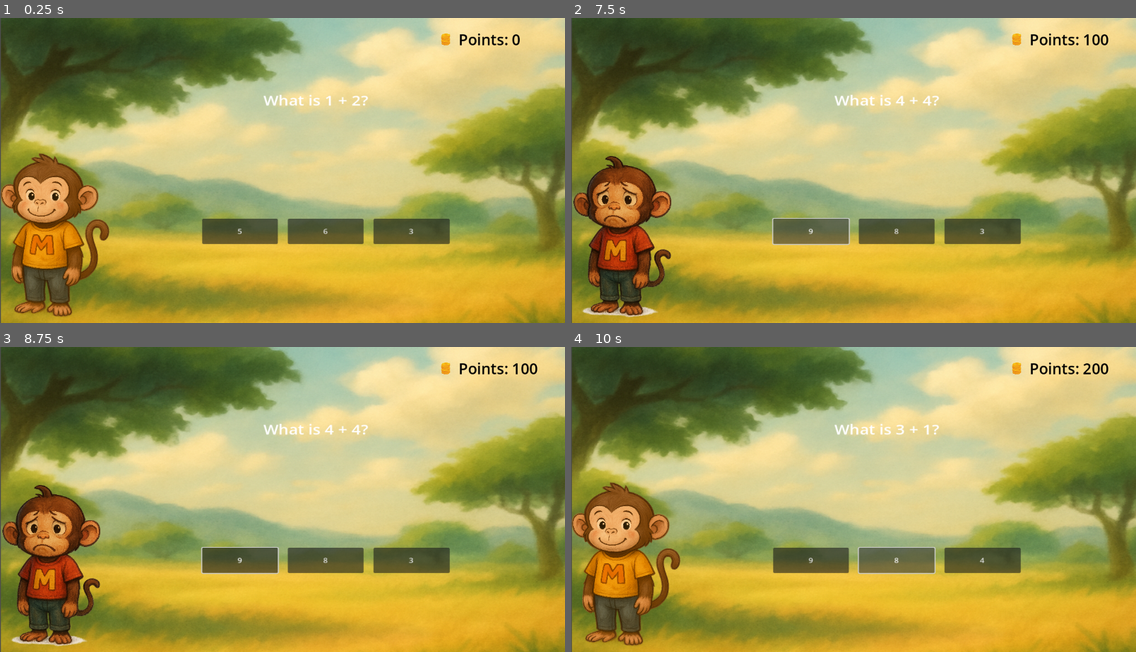
Above: before the commit, frames 1-4 (two rows, left to right).
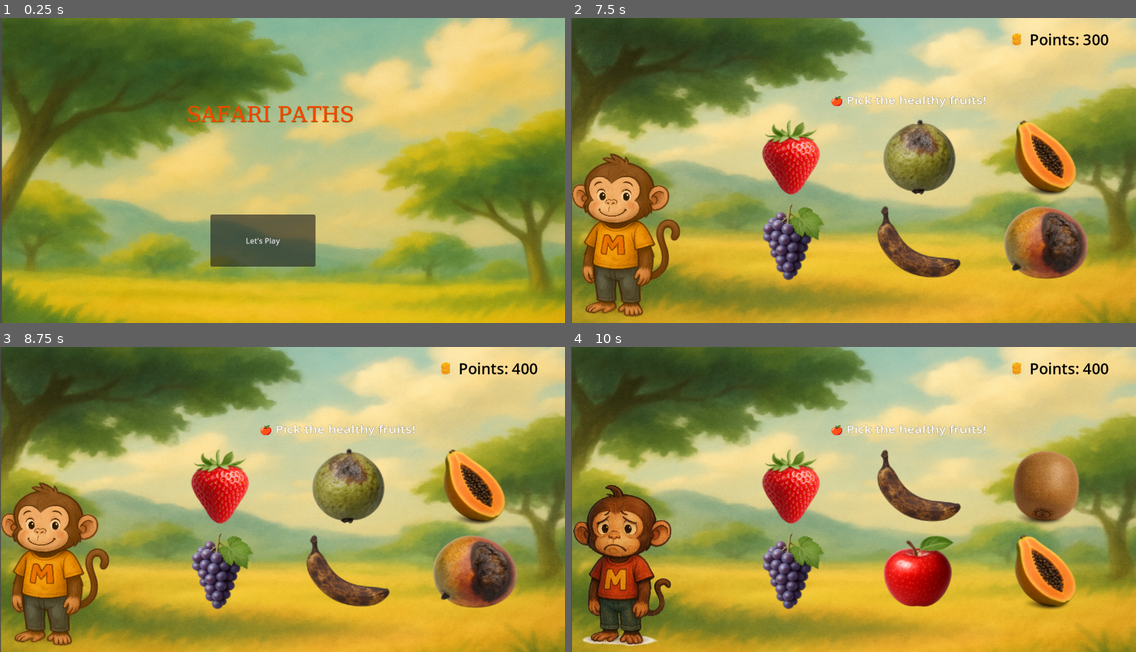
Above: after the commit, the same moments.

Repository: lastiroko/Safari-Paths
Game: Godot game, scene res://scenes/levels/AWelcomePage.tscn
Two runs of this game, one before a commit and one after it. Both use one fixed random seed, a clock stepped at 60 frames per second and the inputs below. Before the commit the project starts from res://scenes/levels/MonkeyLevel.tscn.
Inputs (mouse positions are in pixels of both pictures, inside the frame that each line leads up to):
- Up to frame 1 (0.25 s): no input
- Up to frame 2 (7.5 s): click (836, 240) at 0.5 s, where only the run after the commit has a clickable "Let's Play"; click "8" (after the commit: "5") at 1.25 s; click "7" at 2 s; click "1" (after the commit: "7") at 2.75 s; click "6" (after the commit: "1") at 3.5 s; click "5" (after the commit: "6") at 4.25 s; click "3" (after the commit: "5") at 5 s; click "7" (after the commit: "2") at 5.75 s; click "1" (after the commit: "7") at 6.5 s; click "9" (after the commit: "5") at 7.25 s
- Up to frame 3 (8.75 s): click (220, 487) at 8.02 s
- Up to frame 4 (10 s): click (921, 487) at 8.77 s; click (898, 560) at 9.5 s, where only the run before the commit has a clickable "8"

The runs differ from the first frame. In frame 1, 80% of the frame differs, in the area x 0-100%, y 0-100%; in frame 2, 20%; in frame 3, 20%; in frame 4, 19%.

Commit message:
Welcome page created

Diff:
--- a/project.godot
+++ b/project.godot
@@ -11,7 +11,7 @@
 [application]
 
 config/name="safari-paths"
-run/main_scene="uid://cnmfthuoshpoh"
+run/main_scene="uid://doyhvi6d3wyl2"
 config/features=PackedStringArray("4.4", "GL Compatibility")
 config/icon="res://icon.svg"
 
--- /dev/null
+++ b/scenes/levels/AWelcomePage.tscn
@@ -0,0 +1,68 @@
+[gd_scene load_steps=4 format=3 uid="uid://doyhvi6d3wyl2"]
+
+[ext_resource type="Script" uid="uid://ca5p4ykifi3e4" path="res://welcome_page.gd" id="1_opqqr"]
+[ext_resource type="Texture2D" uid="uid://c5n8t0mgk5rs6" path="res://assets/backgrounds/bg-r.png" id="2_v027o"]
+
+[sub_resource type="FontFile" id="FontFile_8vjsq"]
+cache/0/16/0/ascent = 0.0
+cache/0/16/0/descent = 0.0
+cache/0/16/0/underline_position = 0.0
+cache/0/16/0/underline_thickness = 0.0
+cache/0/16/0/scale = 1.0
+cache/0/45/0/ascent = 0.0
+cache/0/45/0/descent = 0.0
+cache/0/45/0/underline_position = 0.0
+cache/0/45/0/underline_thickness = 0.0
+cache/0/45/0/scale = 1.0
+
+[node name="WelcomePage" type="Control"]
+layout_mode = 3
+anchors_preset = 0
+script = ExtResource("1_opqqr")
+
+[node name="Background" type="TextureRect" parent="."]
+layout_mode = 1
+anchors_preset = 15
+anchor_right = 1.0
+anchor_bottom = 1.0
+offset_left = 4.0
+offset_top = -43.0
+offset_right = 1202.0
+offset_bottom = 981.0
+grow_horizontal = 2
+grow_vertical = 2
+texture = ExtResource("2_v027o")
+
+[node name="Safari Path" type="Label" parent="."]
+layout_mode = 1
+anchors_preset = 5
+anchor_left = 0.5
+anchor_right = 0.5
+offset_left = 451.0
+offset_top = 185.0
+offset_right = 697.0
+offset_bottom = 231.0
+grow_horizontal = 2
+theme_override_colors/font_color = Color(1, 0.266667, 0, 1)
+theme_override_colors/font_shadow_color = Color(0.510166, 0.426134, 0, 1)
+theme_override_colors/font_outline_color = Color(0.645551, 1.82897e-06, 3.36915e-07, 1)
+theme_override_fonts/font = SubResource("FontFile_8vjsq")
+theme_override_font_sizes/font_size = 45
+text = "SAFARI PATHS"
+
+[node name="PlayButton" type="Button" parent="."]
+layout_mode = 1
+anchors_preset = 7
+anchor_left = 0.5
+anchor_top = 1.0
+anchor_right = 0.5
+anchor_bottom = 1.0
+offset_left = 447.0
+offset_top = 419.0
+offset_right = 670.0
+offset_bottom = 530.0
+grow_horizontal = 2
+grow_vertical = 0
+text = "Let's Play"
+
+[connection signal="pressed" from="PlayButton" to="." method="_on_play_button_pressed"]
--- /dev/null
+++ b/welcome_page.gd
@@ -0,0 +1,5 @@
+extends Control
+
+
+func _on_play_button_pressed() -> void:
+	get_tree().change_scene_to_file("res://scenes/levels/MonkeyLevel.tscn")
Not shown, added: welcome_page.gd.uid
